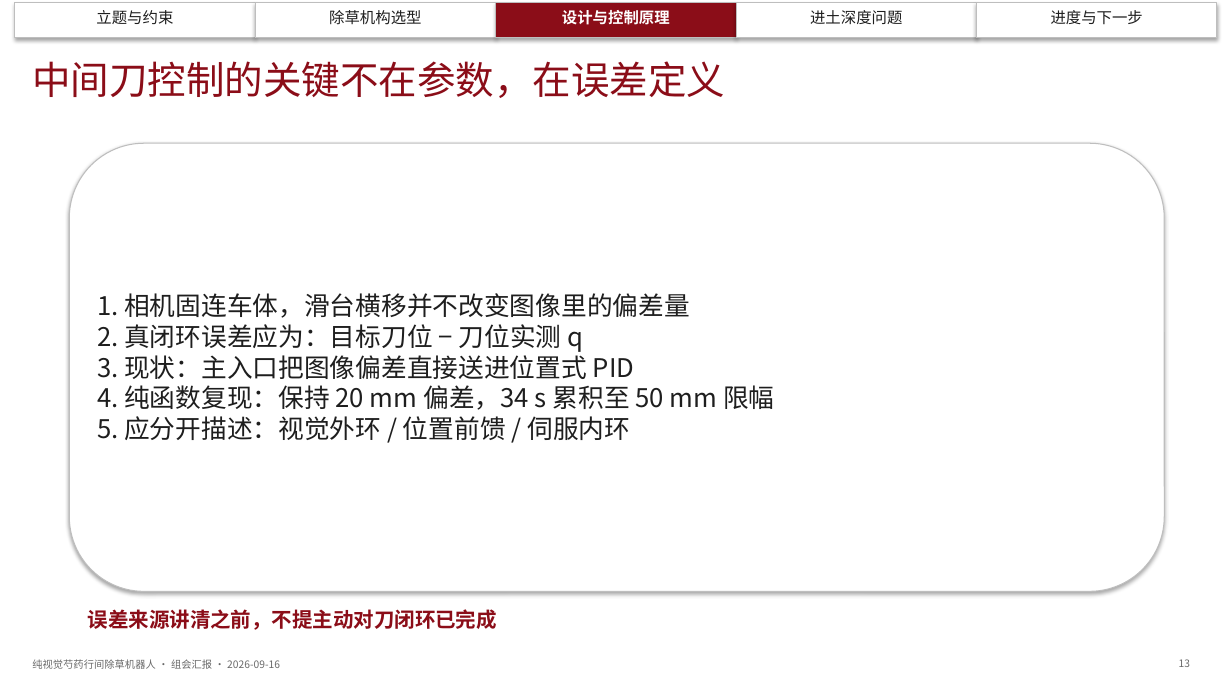
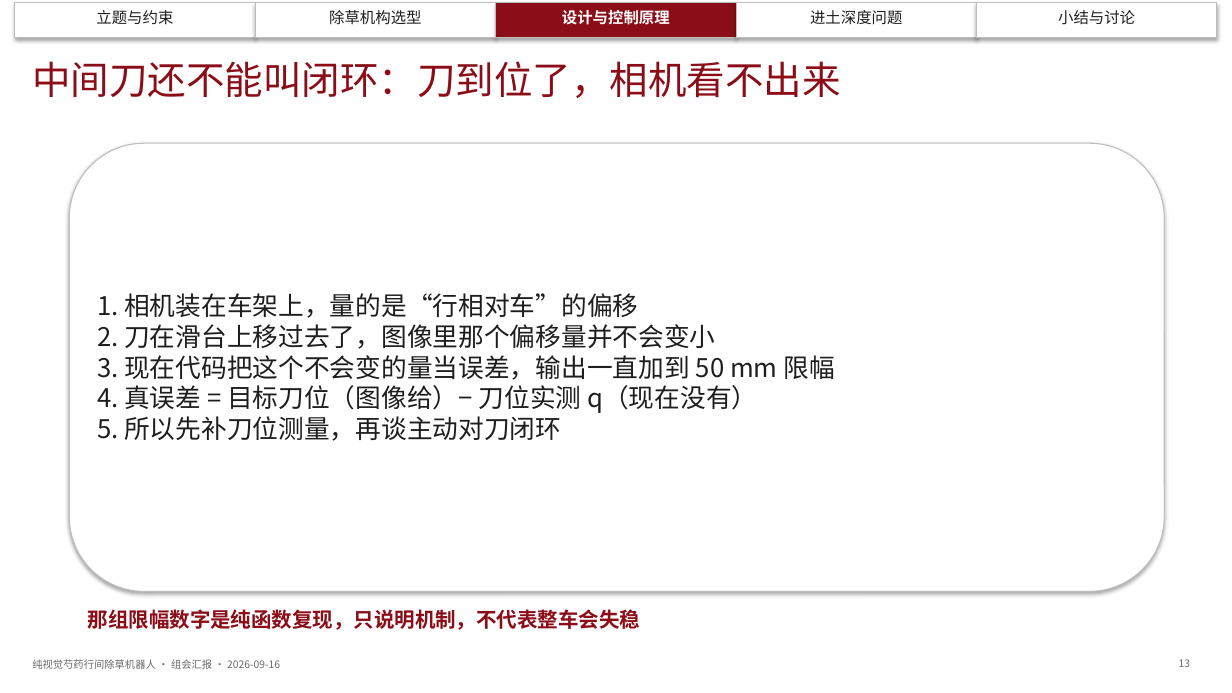
Before and after one commit to dangan2276326123-svg/zcode-chucao, a slide deck: slide 13 of docs/组会汇报_20260916/组会汇报_纯视觉芍药行间除草机器人_20260916.pptx. Drawn at 1232x693 pixels with LibreOffice and Linux fonts; fonts in the diff are those of the drawing. Boxes give left, top, right and bottom in pixels: in the first picture for what was removed or moved away, otherwise in the second. Text is boxed around its words. In the diff, an @@ line names an element or a change of style, - is before the commit and + after.

Commit message:
组会汇报 deck 第 2 版（09-16）：删进度页、第13页改直白版、15/16页重构为挂草与撞石主动抬刀
汇报人自己改了 pptx，先把他 6 处手改回写进 plan 作为权威内容再重出，避免覆盖：
汇报人姓名、行距 30~40cm、坡地 0~15°、删"未登记项"行、第 9 页去 mIoU 数字、
第 10 页删两条、第 11 页删"IPM 硬编码"、第 16 页判定依据去前缀。

结构变更：
- 删第 17 页进度表（汇报人要求）；结尾页保留，导航末段改名"小结与讨论"，
  三条讨论问题放回结尾 → deck 18 → 17 页
- 第 13 页标题改"中间刀还不能叫闭环：刀到位了，相机看不出来"，五条 bullet 全部
  重写为可讲版本（相机在车架上→刀移过去图像偏差不变→PID 把不变量当误差）
- 第 15/16 页按汇报人澄清重构：开放问题不是"定深精度"，而是**挂草缠绕与撞石头
  都无法感知、无法主动抬刀**。解法分两层：撞石靠机械卸载（剪切销/弹簧，不依赖
  传感器），挂草靠电机电流趋势（阈值须台架标定）；并写明 10 mm/s 抬 50 mm 要 5 秒，
  抬刀速度本身是瓶颈

诚实性守住两处：板上 ACS712 登记对象是**行走电机回路**，是否覆盖电推杆未跟线，
故页面写"待跟线确认"而不是"硬件已有只缺代码"；限幅数字保留"纯函数复现"限定词。

溯源表改为由 plan+证据合同自动生成，不会再与 deck 脱节；两个校验器均 passed，
PowerPoint COM 重导 17 张 PNG 目视复核（单页 PNG 仍不入库，一条命令可再生）。

台账：新增 Hw-19（行距/坡度现场确认值 vs ch02:14 冲突，论文待改 + 通过性余量待重算）；
Fw-11 状态补 09-14 已编码已编译；修 Fw-10/11/12 与 Hw-15/16 五行单元格数与表头不符
导致的表格错位（纯补齐列，未改任何原文字）。

```diff
--- a/docs/组会汇报_20260916/组会汇报_纯视觉芍药行间除草机器人_20260916.pptx
+++ b/docs/组会汇报_20260916/组会汇报_纯视觉芍药行间除草机器人_20260916.pptx
@@ text at [1058,10,1135,25]: text changed @@
-进度与下一步
+小结与讨论
@@ text at [32,61,840,98]: text changed @@
-中间刀控制的关键不在参数，在误差定义
+中间刀还不能叫闭环：刀到位了，相机看不出来
@@ text at [97,293,834,441]: text changed @@
-1. 相机固连车体，滑台横移并不改变图像里的偏差量
-2. 真闭环误差应为：目标刀位 − 刀位实测 q
-3. 现状：主入口把图像偏差直接送进位置式 PID
-4. 纯函数复现：保持 20 mm 偏差，34 s 累积至 50 mm 限幅
-5. 应分开描述：视觉外环 / 位置前馈 / 伺服内环
+1. 相机装在车架上，量的是“行相对车”的偏移
+2. 刀在滑台上移过去了，图像里那个偏移量并不会变小
+3. 现在代码把这个不会变的量当误差，输出一直加到 50 mm 限幅
+4. 真误差 = 目标刀位（图像给）− 刀位实测 q（现在没有）
+5. 所以先补刀位测量，再谈主动对刀闭环
@@ text at [88,609,640,630]: text changed @@
-误差来源讲清之前，不提主动对刀闭环已完成
+那组限幅数字是纯函数复现，只说明机制，不代表整车会失稳
```
Also in this commit, not shown: 15 other slides changed, 1 slide removed, 7 other files.
